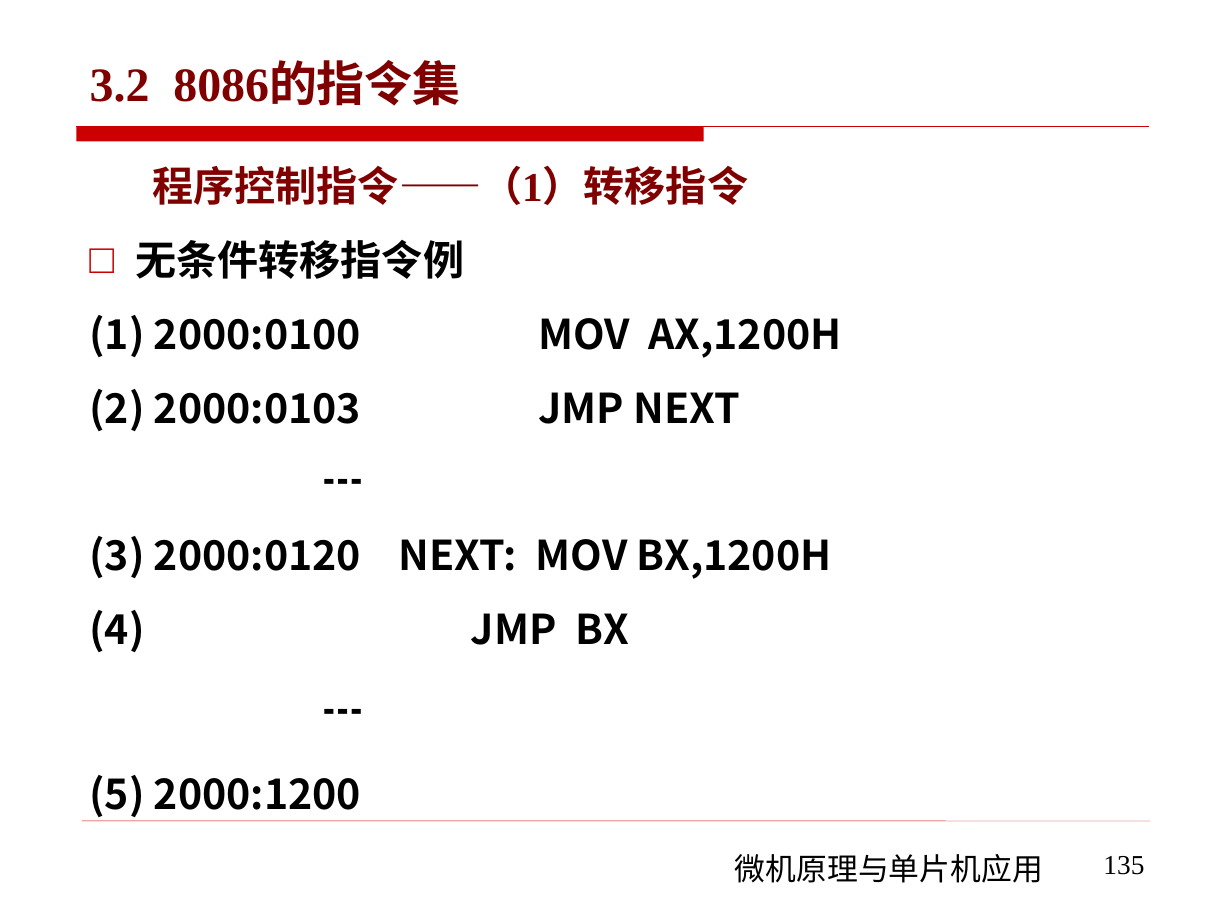
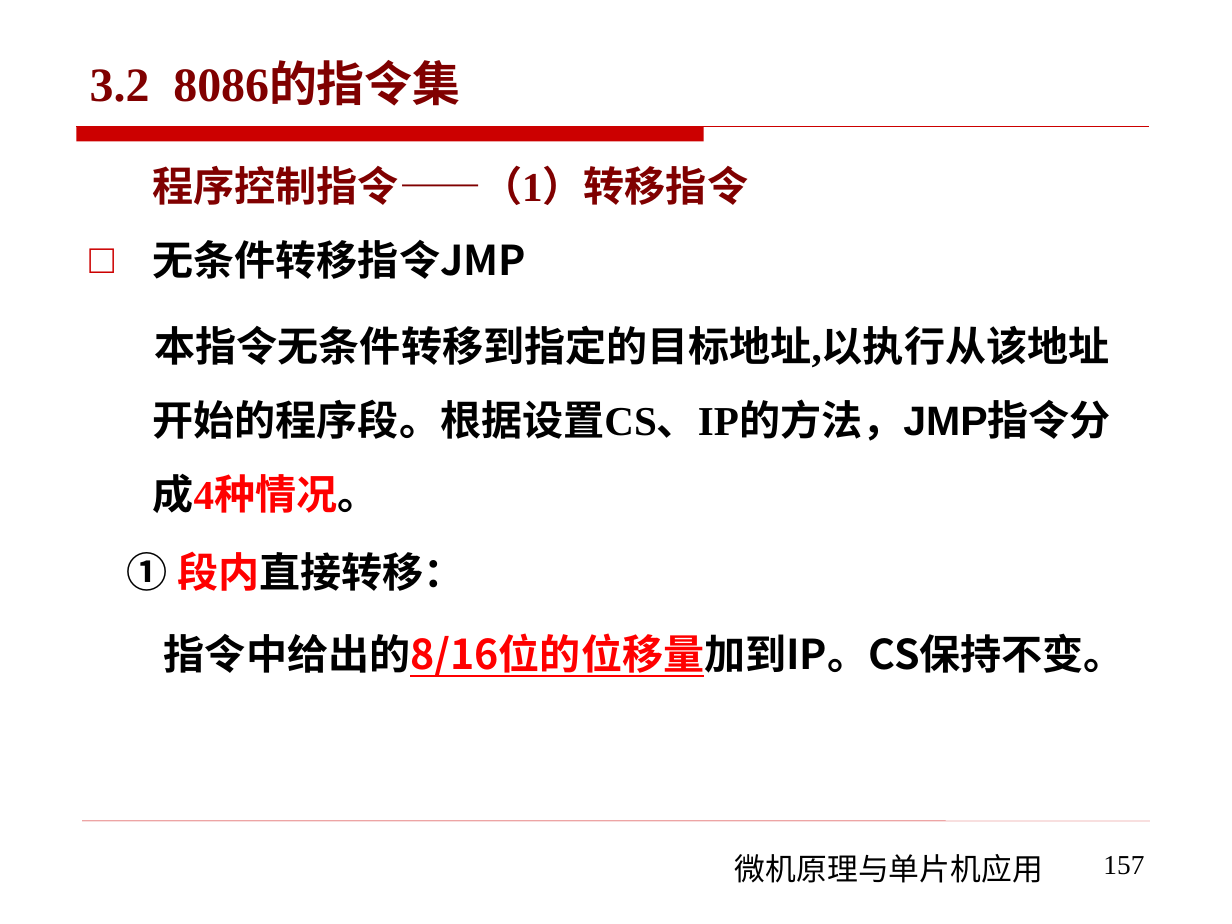
Before and after one commit to rshouc/Microcomputer, a slide deck: slide 157 of PPT/The Principle of Microcomputer/第三章 微机原理（8086的指令系统-指令集).pptx (slide 135 before the commit). Drawn at 1232x924 pixels with LibreOffice and Linux fonts; fonts in the diff are those of the drawing; background and template pictures are left out. Boxes give left, top, right and bottom in pixels: in the first picture for what was removed or moved away, otherwise in the second. Text is boxed around its words. In the diff, an @@ line names an element or a change of style, - is before the commit and + after.

```diff
--- a/PPT/The Principle of Microcomputer/第三章 微机原理（8086的指令系统-指令集).pptx
+++ b/PPT/The Principle of Microcomputer/第三章 微机原理（8086的指令系统-指令集).pptx
@@ text at (127, 240, 1125, 677): text changed; font Noto Sans CJK SC to Times New Roman @@
-□ 无条件转移指令例
-(1) 2000:0100 MOV AX,1200H
-(2) 2000:0103 JMP NEXT
-┅
-(3) 2000:0120 NEXT: MOV BX,1200H
-(4) JMP BX
-┅
-(5) 2000:1200
+□ 无条件转移指令JMP
+本指令无条件转移到指定的目标地址,以执行从该地址开始的程序段。根据设置CS、IP的方法，JMP指令分成4种情况。
+① 段内直接转移：
+指令中给出的8/16位的位移量加到IP。CS保持不变。
@@ page number at (1103, 856, 1144, 875): text changed @@
-135
+157
```
Also in this commit, not shown: 35 other slides changed, 54 slides added, 3 slides removed, 7 other files.
